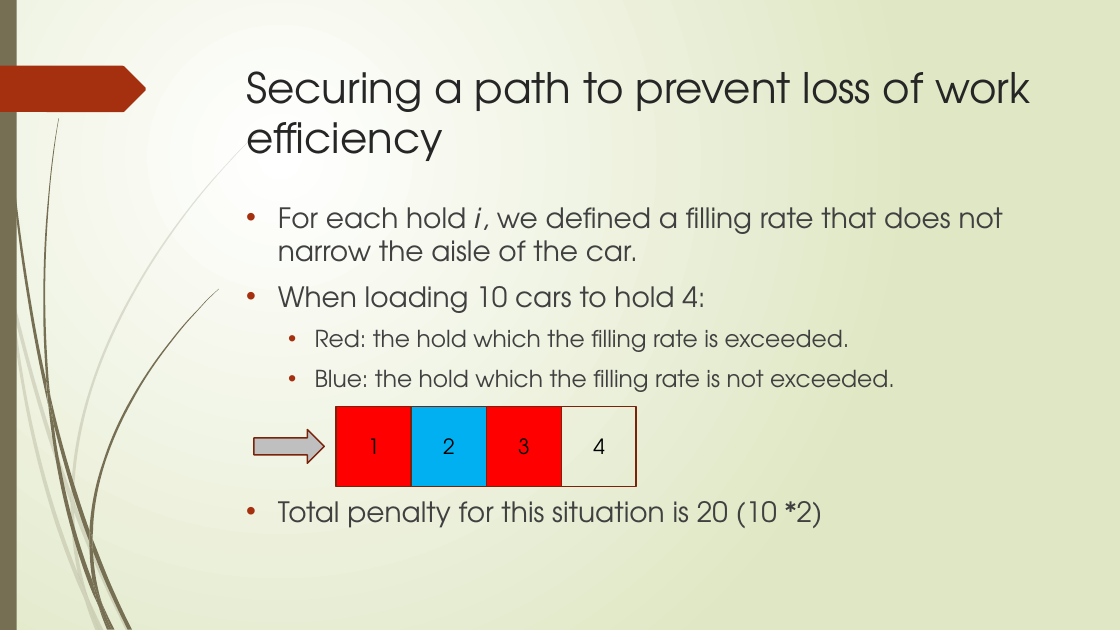
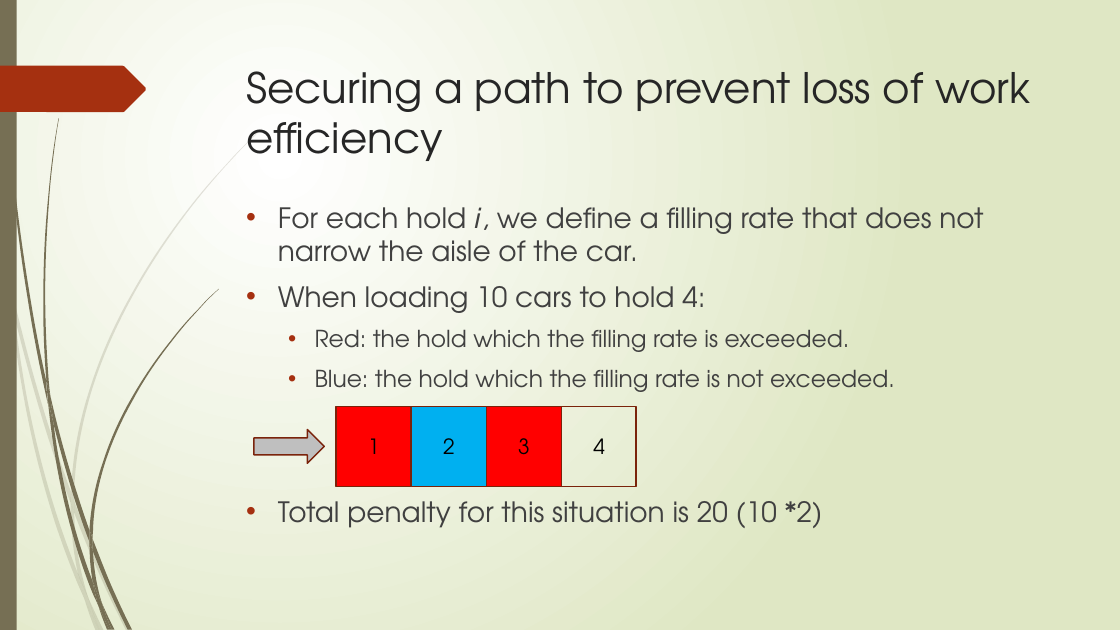
Before and after one commit to r-kurosu/kline_new, a slide deck: slide 18 of 竹田_修論発表.pptx (slide 19 before the commit). Drawn at 1120x630 pixels with LibreOffice and Linux fonts; fonts in the diff are those of the drawing. Boxes give left, top, right and bottom in pixels: in the first picture for what was removed or moved away, otherwise in the second. Text is boxed around its words. In the diff, an @@ line names an element or a change of style, - is before the commit and + after.

```diff
--- a/竹田_修論発表.pptx
+++ b/竹田_修論発表.pptx
@@ text at [278, 207, 983, 262]: text changed @@
-• For each hold 𝑖, we defined a filling rate that does not narrow the aisle of the car.
+• For each hold 𝑖, we define a filling rate that does not narrow the aisle of the car.
```
Also in this commit, not shown: 4 other slides changed, 2 slides removed.
